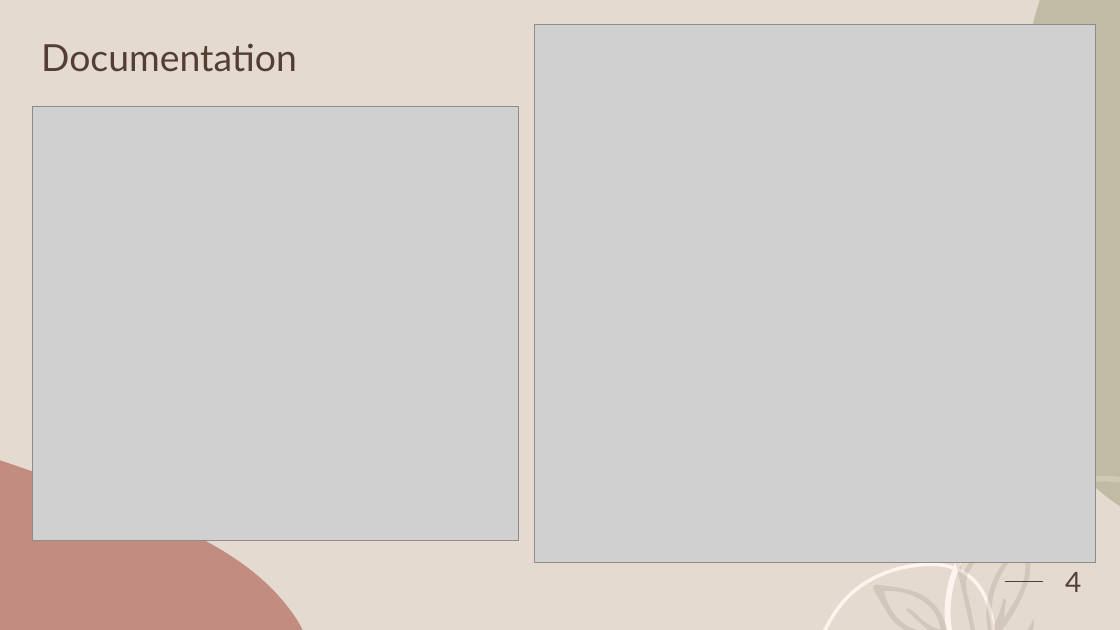
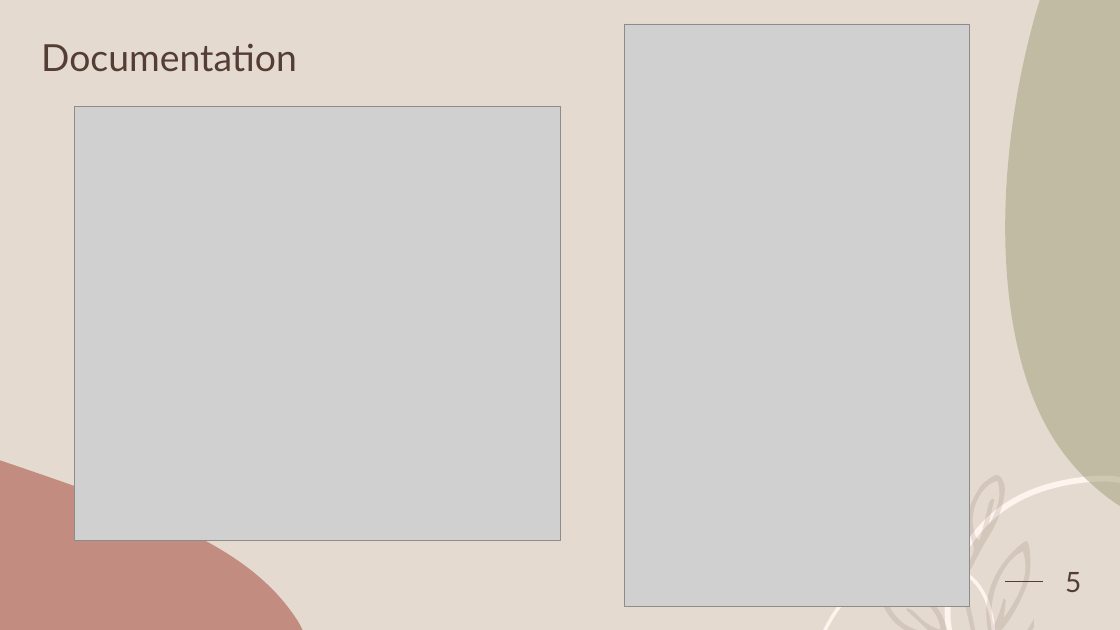
Before and after one commit to walkeredwards/OOP-FinalProject, a slide deck: slide 5 of The Game of Chess.pptx (slide 4 before the commit). Drawn at 1120x630 pixels with LibreOffice and Linux fonts; fonts in the diff are those of the drawing; grey boxes stand for pictures. Boxes give left, top, right and bottom in pixels: in the first picture for what was removed or moved away, otherwise in the second. Text is boxed around its words. In the diff, an @@ line names an element or a change of style, - is before the commit and + after.

```diff
--- a/The Game of Chess.pptx
+++ b/The Game of Chess.pptx
@@ picture: place and size @@
-picture at (535,24,1096,563)
+picture at (624,24,969,607)
@@ picture: place and size @@
-picture at (33,107,518,540)
+picture at (75,107,560,540)
@@ page number at (1065,572,1081,592): text changed @@
-4
+5
```
Also in this commit, not shown: 1 slide added, 6 other files.
